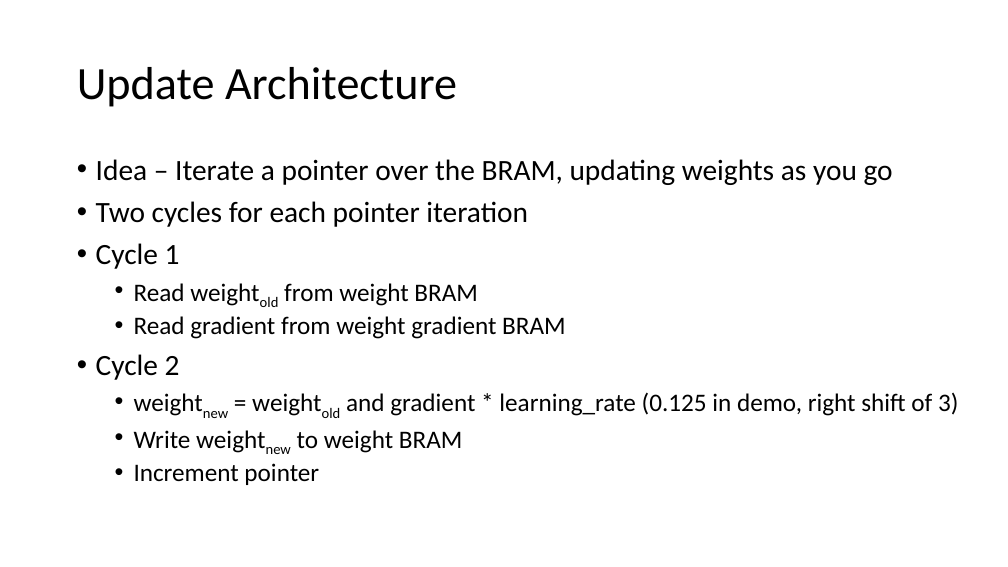
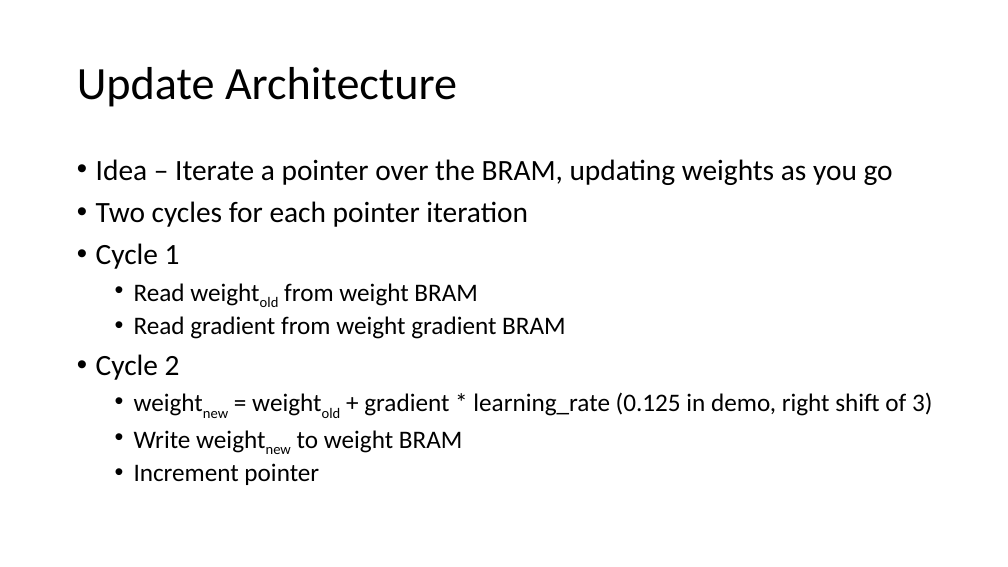
Before and after one commit to erikgroving/NeuralNetworkHardwareAccelerator, a slide deck: slide 6 of WeeklyPresentations/update11_06_03.pptx (slide 5 before the commit). Drawn at 1008x567 pixels with LibreOffice and Linux fonts; fonts in the diff are those of the drawing. Boxes give left, top, right and bottom in pixels: in the first picture for what was removed or moved away, otherwise in the second. Text is boxed around its words. In the diff, an @@ line names an element or a change of style, - is before the commit and + after.

```diff
--- a/WeeklyPresentations/update11_06_03.pptx
+++ b/WeeklyPresentations/update11_06_03.pptx
@@ text at box(364, 392, 932, 416): text changed @@
-  • weightnew = weightold and gradient * learning_rate (0.125 in demo, right shift of 3)
+  • weightnew = weightold + gradient * learning_rate (0.125 in demo, right shift of 3)
```
Also in this commit, not shown: 2 other slides changed, 1 slide added.
